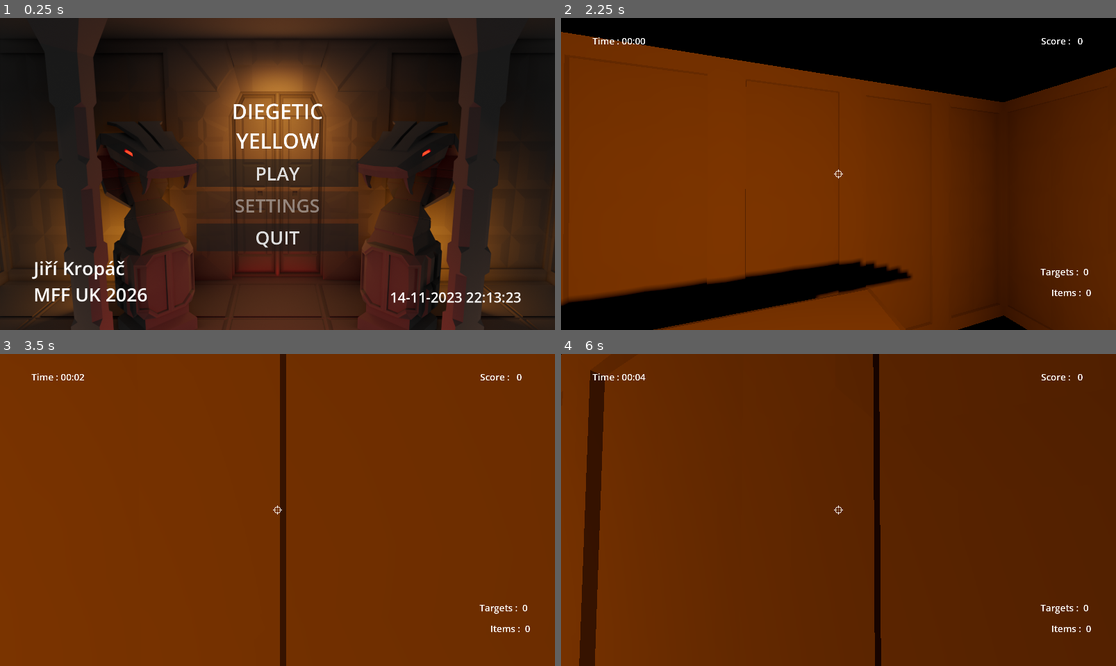
Above: before the commit, frames 1-4 (two rows, left to right).
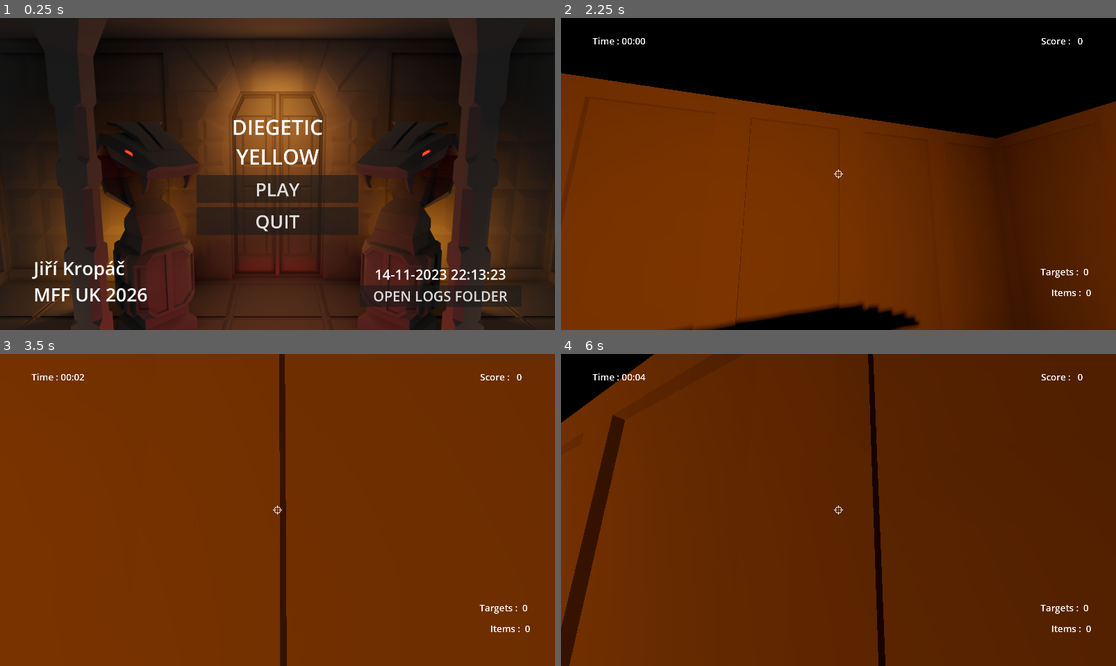
Above: after the commit, the same moments.

Repository: Vojguard/Diegetic-Yellow
Game: Godot game, scene res://UI/main_menu.tscn
Same seed, same stepped clock (60 frames per second), same inputs: the game is played once before the commit and once after it.
Inputs (mouse positions are in pixels of both pictures, inside the frame that each line leads up to):
- Up to frame 1 (0.25 s): no input
- Up to frame 2 (2.25 s): click (999, 295) at 0.5 s, where only the run after the commit has a clickable "OPEN LOGS FOLDER"; click "PLAY" at 1.25 s; tap Enter at 2 s; move the mouse to (866, 174) at 2.02 s; hold W (forward) from 2.03 s (still down); right-click (866, 174) at 2.1 s
- Up to frame 3 (3.5 s): keep holding W (forward); tap Space (jump) at 2.27, 3.02 s; move the mouse to (249, 510) at 2.77 s; tap E (interact) at 2.85 s
- Up to frame 4 (6 s): keep holding W (forward); tap Space (jump) at 3.5, 4.52, 5.27, 5.75 s; move the mouse to (849, 503) at 3.52 s; click (849, 503) at 3.6 s; tap Enter at 4.25 s; move the mouse to (832, 516) at 4.27 s; right-click (832, 516) at 4.35 s; move the mouse to (877, 513) at 5.02 s; hold E (interact) 5.03-5.78 s; move the mouse to (794, 506) at 5.77 s; click (794, 506) at 5.85 s

The runs differ from the first frame. In frame 1, 6.8% of the frame differs, in the area x 35-94%, y 27-93%; in frame 2, 22%, in the area x 0-100%, y 4-100%; in frame 3, 0.1%; in frame 4, 5.9%.

Commit message:
open log to main menu button

Diff:
--- a/UI/main_menu.gd
+++ b/UI/main_menu.gd
@@ -16,7 +16,9 @@
 
 func _on_quit_pressed() -> void:
 	LogWriter.close_log_file()
-	if Globals.LOGS.IS_NEW_LOG:
-		var log_path = ProjectSettings.globalize_path(Globals.LOGS.LOG_FOLDER)
-		OS.shell_open(log_path)
 	get_tree().quit(0)
+
+
+func _on_logs_pressed() -> void:
+	var log_path = ProjectSettings.globalize_path(Globals.LOGS.LOG_FOLDER)
+	OS.shell_open(log_path)
--- a/UI/main_menu.tscn
+++ b/UI/main_menu.tscn
@@ -56,6 +56,7 @@
 text = "PLAY"
 
 [node name="Settings" type="Button" parent="MarginContainer/HBoxContainer/VBoxContainer3" unique_id=2055869274]
+visible = false
 layout_mode = 2
 theme_override_font_sizes/font_size = 64
 disabled = true
@@ -69,16 +70,21 @@
 [node name="VBoxContainer2" type="VBoxContainer" parent="MarginContainer/HBoxContainer" unique_id=258336128]
 custom_minimum_size = Vector2(560, 0)
 layout_mode = 2
-size_flags_horizontal = 3
-theme_override_constants/separation = 800
+size_flags_vertical = 8
 alignment = 2
 
 [node name="DateTime" type="Label" parent="MarginContainer/HBoxContainer/VBoxContainer2" unique_id=1911449973]
 layout_mode = 2
 theme_override_font_sizes/font_size = 48
 text = "dd-mm-yyyy hh:mm:ss"
-horizontal_alignment = 2
+horizontal_alignment = 1
 vertical_alignment = 1
+
+[node name="Logs" type="Button" parent="MarginContainer/HBoxContainer/VBoxContainer2" unique_id=33510468]
+layout_mode = 2
+theme_override_font_sizes/font_size = 48
+text = "OPEN LOGS FOLDER"
 
 [connection signal="pressed" from="MarginContainer/HBoxContainer/VBoxContainer3/Play" to="." method="_on_play_pressed"]
 [connection signal="pressed" from="MarginContainer/HBoxContainer/VBoxContainer3/Quit" to="." method="_on_quit_pressed"]
+[connection signal="pressed" from="MarginContainer/HBoxContainer/VBoxContainer2/Logs" to="." method="_on_logs_pressed"]
